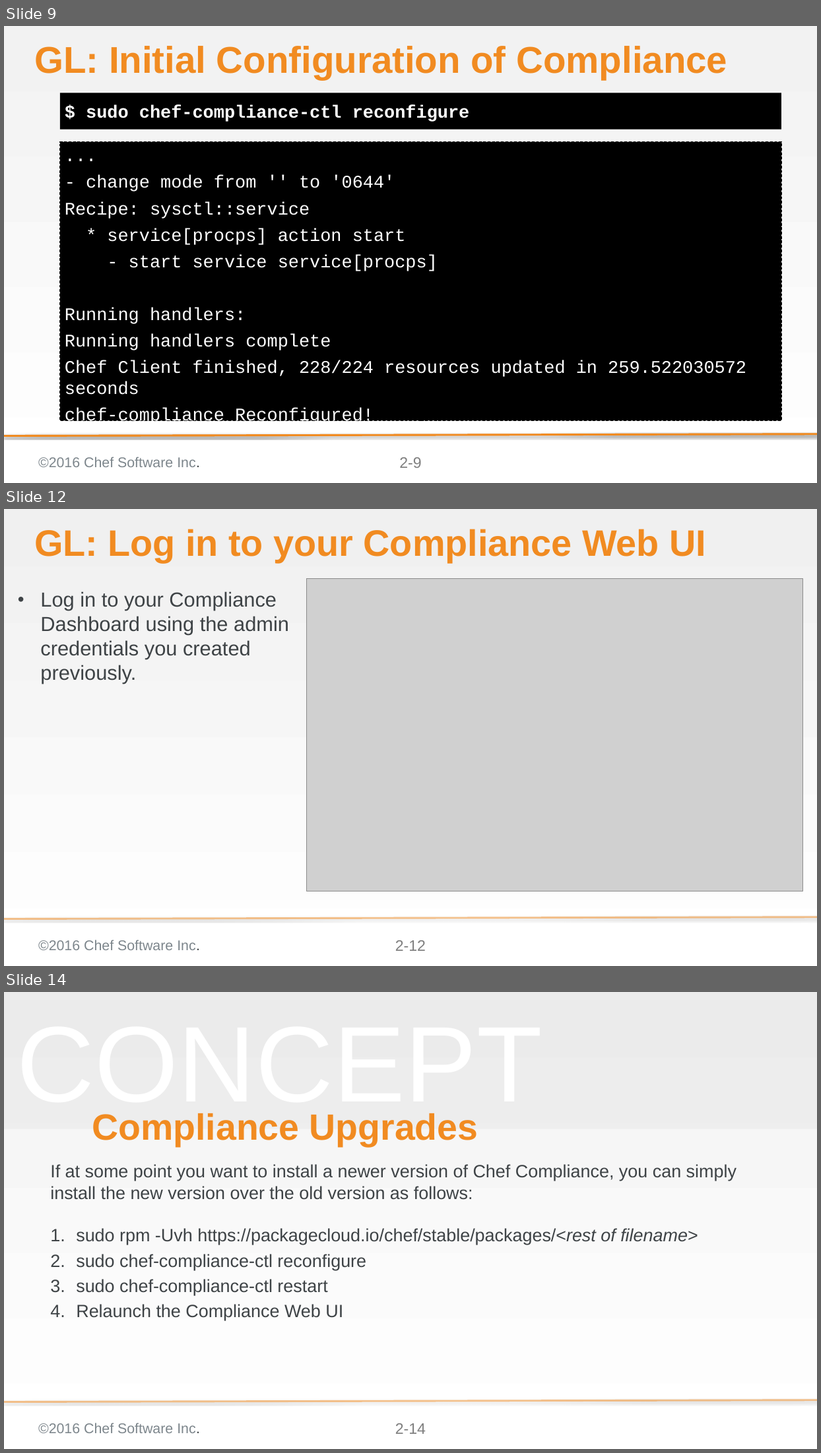
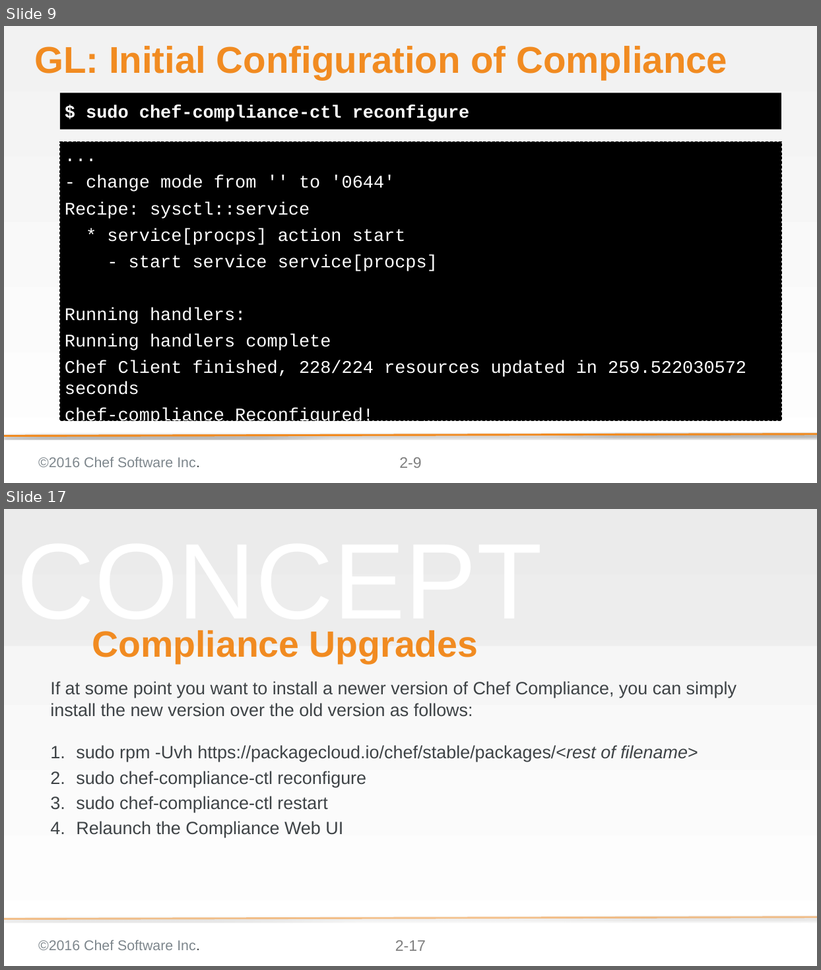
Before and after one commit to bchamby/chef-compliance-installation-configuration-operation, a slide deck: 02-Install.pptx. Shown one above the other, each under a label of ours: slides 9, 12 and 14 before the commit, slides 9 and 17 after it; the slides between them are not shown. The pictures are 821x1453 and 821x970 pixels, drawn with LibreOffice and Linux fonts; fonts in the diff are those of the drawing; grey boxes stand for pictures; background and template pictures are left out. Boxes give left, top, right and bottom in pixels: in the first picture for what was removed or moved away, otherwise in the second. Text is boxed around its words. In the diff, an @@ line names an element or a change of style, - is before the commit and + after.

Commit message:
redid the Configure the Compliance Server slides from s2-10 to the end.

```diff
--- a/02-Install.pptx
+++ b/02-Install.pptx
@@ slide 12 removed at (x1=4, y1=509, x2=817, y2=966), background gradient #F0F0F0 to #FFFFFF; not listed: 3 template elements that a slide beside it also shows @@
@@ title removed at (x1=34, y1=529, x2=706, y2=562) @@
-GL: Log in to your Compliance Web UI
@@ picture removed at (x1=307, y1=578, x2=803, y2=891) @@
@@ text removed at (x1=40, y1=591, x2=289, y2=684) @@
-• Log in to your Compliance Dashboard using the admin credentials you created previously.
@@ what was slide 14 is now slide 17 @@
@@ page number at (x1=395, y1=941, x2=426, y2=951): text changed @@
-2-14
+2-17
```
Also in this commit, not shown: 2 slides changed, 5 slides added, 1 other slide removed.
